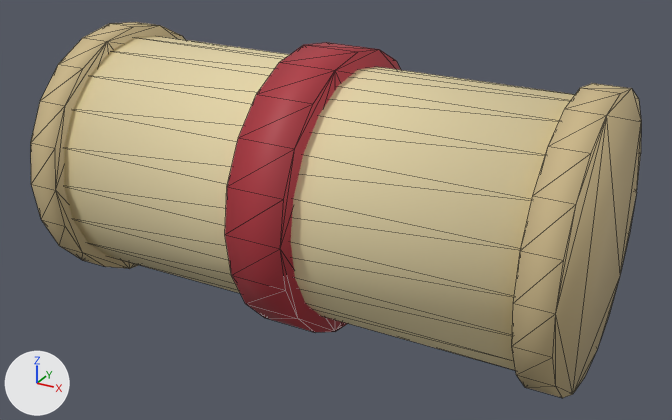
What one commit did to the glTF model public/models/scroll.glb.
One viewpoint serves both versions: a camera (50 mm lens) standing at (0.252, -0.452, 0.287) and looking at (0.005, -0.003, 0.063). The lights are fixed; the arrows at lower left show +X, +Y and +Z. The first picture is the older version. Mesh edges are drawn as thin lines.

Script lines for the objects in view, before the commit:
```python
mat_scroll_cap1_0_m = principled_material('scroll_cap1.0_m')
mat_scroll_cap1_0_m.base_color = (0.604, 0.477, 0.253)  # beige #ccb88a
mat_scroll_cap1_0_m.roughness = 0.85
mat_scroll_cap_1_0_m = principled_material('scroll_cap-1.0_m')
mat_scroll_cap_1_0_m.base_color = (0.604, 0.477, 0.253)  # beige #ccb88a
mat_scroll_cap_1_0_m.roughness = 0.85
mat_scroll_paper = principled_material('scroll_paper')
mat_scroll_paper.base_color = (0.787, 0.674, 0.393)  # beige #e5d6a8
mat_scroll_paper.roughness = 0.85
mat_scroll_ribbon_m = principled_material('scroll_ribbon_m')
mat_scroll_ribbon_m.base_color = (0.42, 0.0331, 0.047)  # red #ad333d
mat_scroll_ribbon_m.roughness = 0.6
me_scroll = bpy.data.meshes.new('scroll')
me_scroll.from_pydata(...)  # a 20-sided cylinder along x spanning x -0.15..0.15, y -0.075..0.075, z 0.0..0.15, material slot 0; a 20-sided cylinder along x spanning x -0.162..-0.142, y -0.082..0.082, z -0.007..0.157, material slot 1; a 20-sided cylinder along x spanning x 0.142..0.162, y -0.082..0.082, z -0.007..0.157, material slot 2; a 20-sided cylinder along x spanning x -0.018..0.018, y -0.085..0.085, z -0.01..0.16, material slot 3
me_scroll.materials.append(mat_scroll_paper)  # beige #e5d6a8
me_scroll.materials.append(mat_scroll_cap_1_0_m)  # beige #ccb88a
me_scroll.materials.append(mat_scroll_cap1_0_m)  # beige #ccb88a
me_scroll.materials.append(mat_scroll_ribbon_m)  # red #ad333d
ob_scroll = bpy.data.objects.new('scroll', me_scroll)
ob_scroll.location = (0.0, 0.0, 0.0)
```
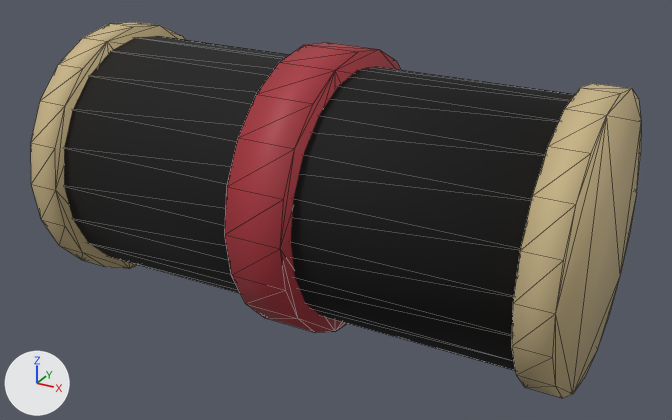
The change, as a list of edits to the scene's bpy script:
```text
Change mat_scroll_paper:
    where n0 = _N.new('ShaderNodeBsdfPrincipled'); n0.name = 'Principled BSDF'
    remove n0.inputs[0].default_value = (0.787, 0.674, 0.393, 1.0)  # 'Base Color', beige #e5d6a8
    add n2 = _N.new('ShaderNodeMix'); n2.name = 'Mix'
    add n2.data_type = 'RGBA'
    add n2.blend_type = 'MULTIPLY'
    add n2.inputs[0].default_value = 1.0  # 'Factor'
    add n2.inputs[7].default_value = (0.787, 0.674, 0.393, 1.0)  # 'B', beige #e5d6a8
    add n3 = _N.new('ShaderNodeVertexColor'); n3.name = 'Color Attribute'
    add _L.new(n2.outputs[2], n0.inputs[0])  # 'Result' to 'Base Color'
    add _L.new(n3.outputs[0], n2.inputs[6])  # 'Color' to 'A'
Change mat_scroll_cap_1_0_m:
    where n0 = _N.new('ShaderNodeBsdfPrincipled'); n0.name = 'Principled BSDF'
    remove n0.inputs[0].default_value = (0.604, 0.477, 0.253, 1.0)  # 'Base Color', beige #ccb88a
    add n2 = _N.new('ShaderNodeMix'); n2.name = 'Mix'
    add n2.data_type = 'RGBA'
    add n2.blend_type = 'MULTIPLY'
    add n2.inputs[0].default_value = 1.0  # 'Factor'
    add n2.inputs[7].default_value = (0.604, 0.477, 0.253, 1.0)  # 'B', beige #ccb88a
    add n3 = _N.new('ShaderNodeVertexColor'); n3.name = 'Color Attribute'
    add _L.new(n2.outputs[2], n0.inputs[0])  # 'Result' to 'Base Color'
    add _L.new(n3.outputs[0], n2.inputs[6])  # 'Color' to 'A'
Change mat_scroll_cap1_0_m:
    where n0 = _N.new('ShaderNodeBsdfPrincipled'); n0.name = 'Principled BSDF'
    remove n0.inputs[0].default_value = (0.604, 0.477, 0.253, 1.0)  # 'Base Color', beige #ccb88a
    add n2 = _N.new('ShaderNodeMix'); n2.name = 'Mix'
    add n2.data_type = 'RGBA'
    add n2.blend_type = 'MULTIPLY'
    add n2.inputs[0].default_value = 1.0  # 'Factor'
    add n2.inputs[7].default_value = (0.604, 0.477, 0.253, 1.0)  # 'B', beige #ccb88a
    add n3 = _N.new('ShaderNodeVertexColor'); n3.name = 'Color Attribute'
    add _L.new(n2.outputs[2], n0.inputs[0])  # 'Result' to 'Base Color'
    add _L.new(n3.outputs[0], n2.inputs[6])  # 'Color' to 'A'
Change mat_scroll_ribbon_m:
    where n0 = _N.new('ShaderNodeBsdfPrincipled'); n0.name = 'Principled BSDF'
    remove n0.inputs[0].default_value = (0.42, 0.0331, 0.047, 1.0)  # 'Base Color', red #ad333d
    add n2 = _N.new('ShaderNodeMix'); n2.name = 'Mix'
    add n2.data_type = 'RGBA'
    add n2.blend_type = 'MULTIPLY'
    add n2.inputs[0].default_value = 1.0  # 'Factor'
    add n2.inputs[7].default_value = (0.42, 0.0331, 0.047, 1.0)  # 'B', red #ad333d
    add n3 = _N.new('ShaderNodeVertexColor'); n3.name = 'Color Attribute'
    add _L.new(n2.outputs[2], n0.inputs[0])  # 'Result' to 'Base Color'
    add _L.new(n3.outputs[0], n2.inputs[6])  # 'Color' to 'A'
Change me_scroll:
    where me_scroll.from_pydata(...)  # 160 vertices, 304 faces; spans x -0.162..0.162, y -0.085..0.085, z -0.01..0.16
    used by ob_scroll; location = (0.0, 0.0, 0.0)
    me_scroll part 1: vertex colours changed
```

Changed parts and their boxes (x1, y1, x2, y2) in the pictures (672 x 420 px):
'scroll', recoloured (darker)
    both: (60, 27, 577, 372)
